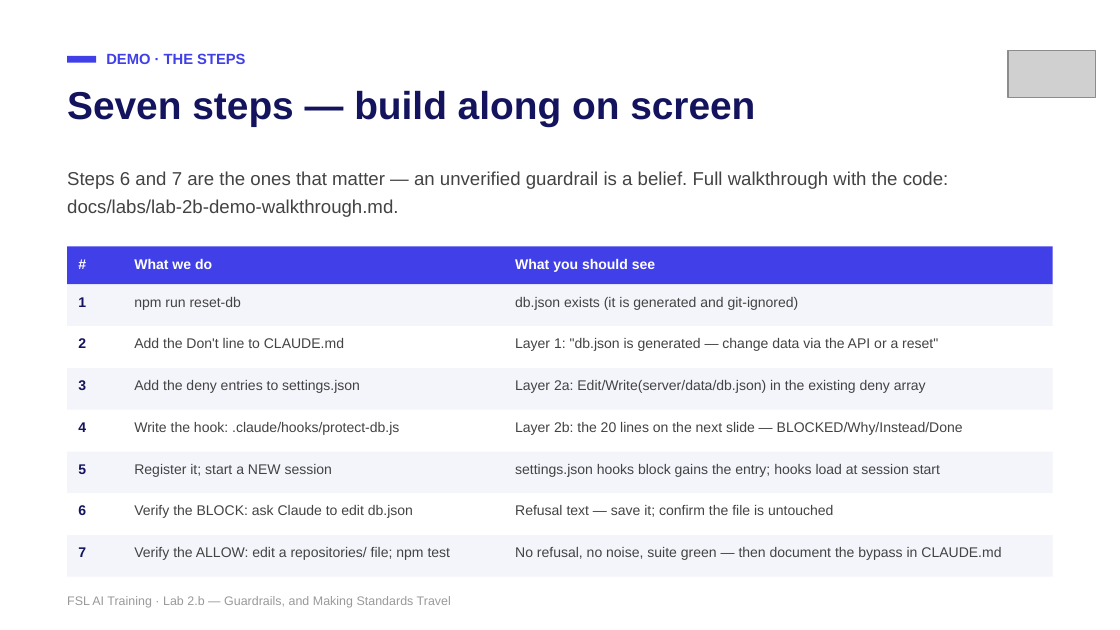
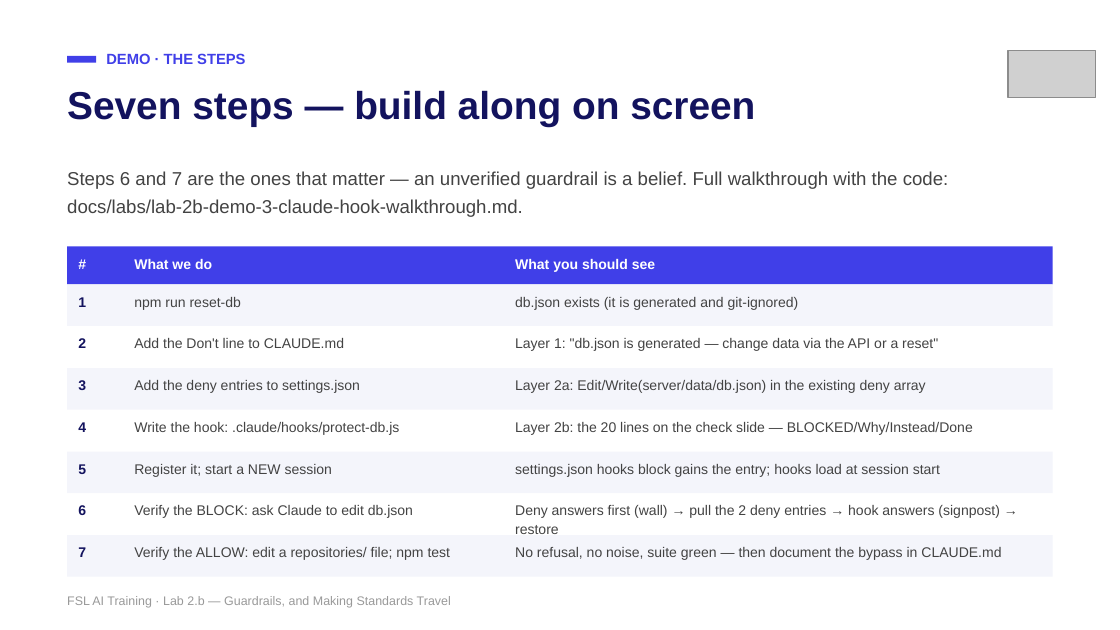
Before and after one commit to mike-tajmajer-fullstacklabs/fsl-taskboard-lab, a slide deck: slide 14 of docs/instructor/lab-2b-guardrails.pptx. Drawn at 1120x630 pixels with LibreOffice and Linux fonts; fonts in the diff are those of the drawing; grey boxes stand for pictures. Boxes give left, top, right and bottom in pixels: in the first picture for what was removed or moved away, otherwise in the second. Text is boxed around its words. In the diff, an @@ line names an element or a change of style, - is before the commit and + after.

```diff
--- a/docs/instructor/lab-2b-guardrails.pptx
+++ b/docs/instructor/lab-2b-guardrails.pptx
@@ text at (67,171,949,217): text changed @@
-Steps 6 and 7 are the ones that matter — an unverified guardrail is a belief. Full walkthrough with the code: docs/labs/lab-2b-demo-walkthrough.md.
+Steps 6 and 7 are the ones that matter — an unverified guardrail is a belief. Full walkthrough with the code: docs/labs/lab-2b-demo-3-claude-hook-walkthrough.md.
@@ text at (515,422,973,435): text changed @@
-Layer 2b: the 20 lines on the next slide — BLOCKED/Why/Instead/Done
+Layer 2b: the 20 lines on the check slide — BLOCKED/Why/Instead/Done
@@ text at (515,505,999,534): text changed @@
-Refusal text — save it; confirm the file is untouched
+Deny answers first (wall) → pull the 2 deny entries → hook answers (signpost) → restore
```
Also in this commit, not shown: 16 other slides changed, 7 slides added, 6 slides removed, 25 other files.
